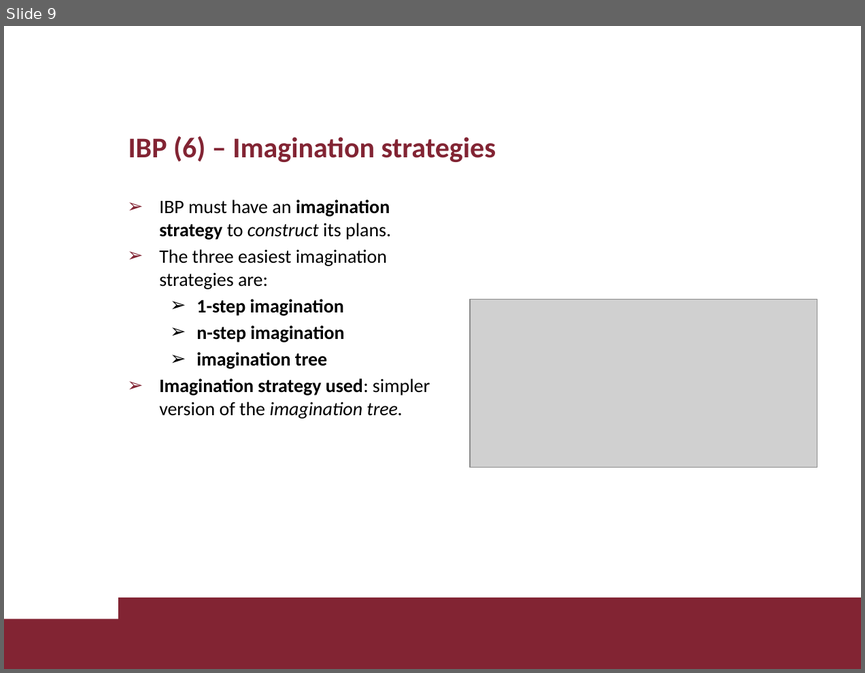
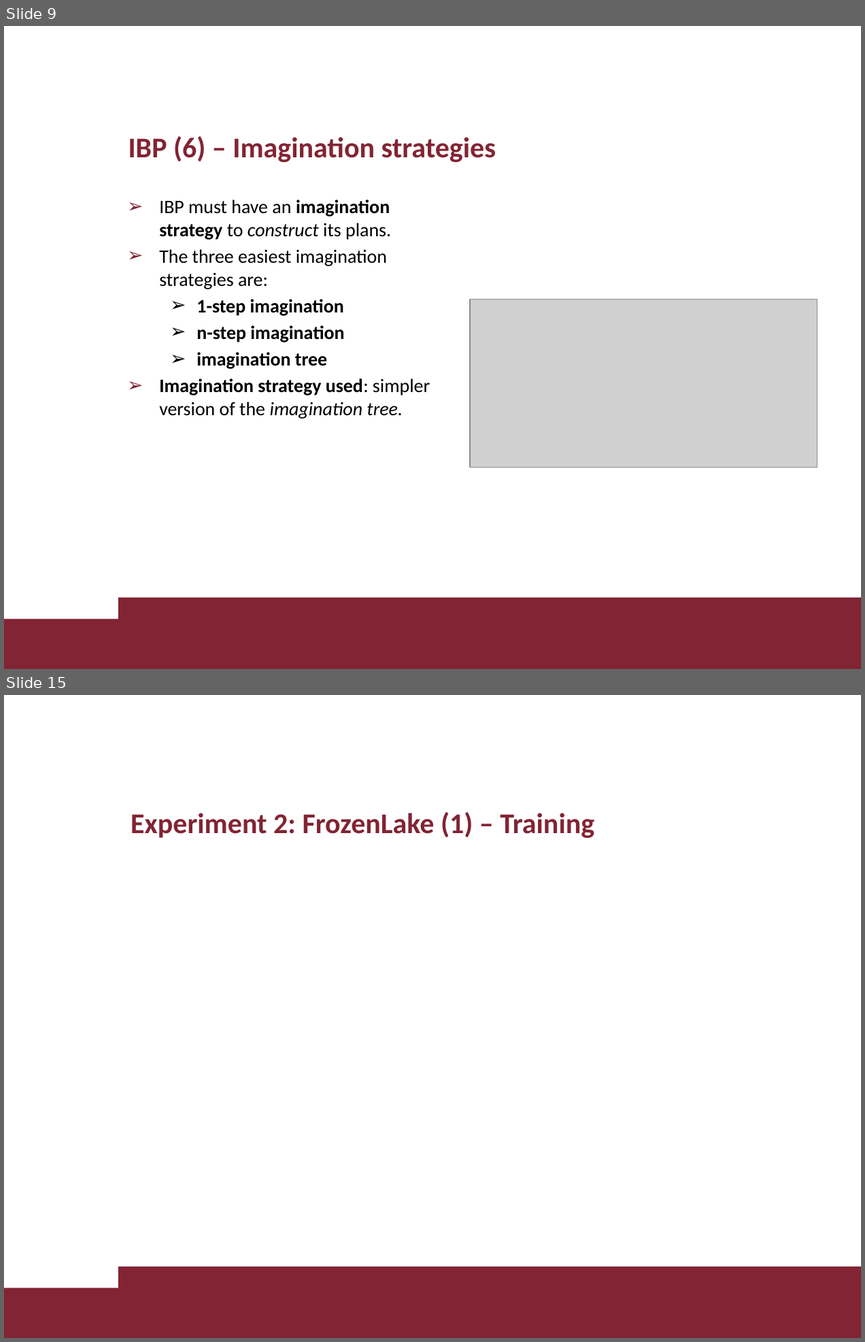
Before and after one commit to lorenzo-di-luccio/RL_Project, a slide deck: slides/diluccio_giamba_RL_project.pptx. Shown one above the other, each under a label of ours: slide 9 before the commit, slides 9 and 15 after it; the slides between them are not shown. The pictures are 865x673 and 865x1342 pixels, drawn with LibreOffice and Linux fonts; fonts in the diff are those of the drawing; grey boxes stand for pictures; background and template pictures are left out. Boxes give left, top, right and bottom in pixels: in the first picture for what was removed or moved away, otherwise in the second. Text is boxed around its words. In the diff, an @@ line names an element or a change of style, - is before the commit and + after.

```diff
--- a/slides/diluccio_giamba_RL_project.pptx
+++ b/slides/diluccio_giamba_RL_project.pptx
@@ slide 15 added at bbox=[4, 695, 861, 1338], background #FFFFFF; not listed: 2 template elements that a slide beside it also shows @@
@@ title added at bbox=[130, 812, 594, 838], 24 pt, text #822433, bold @@
+Experiment 2: FrozenLake (1) – Training
```
Also in this commit, not shown: 7 other slides added, 16 slides removed.
